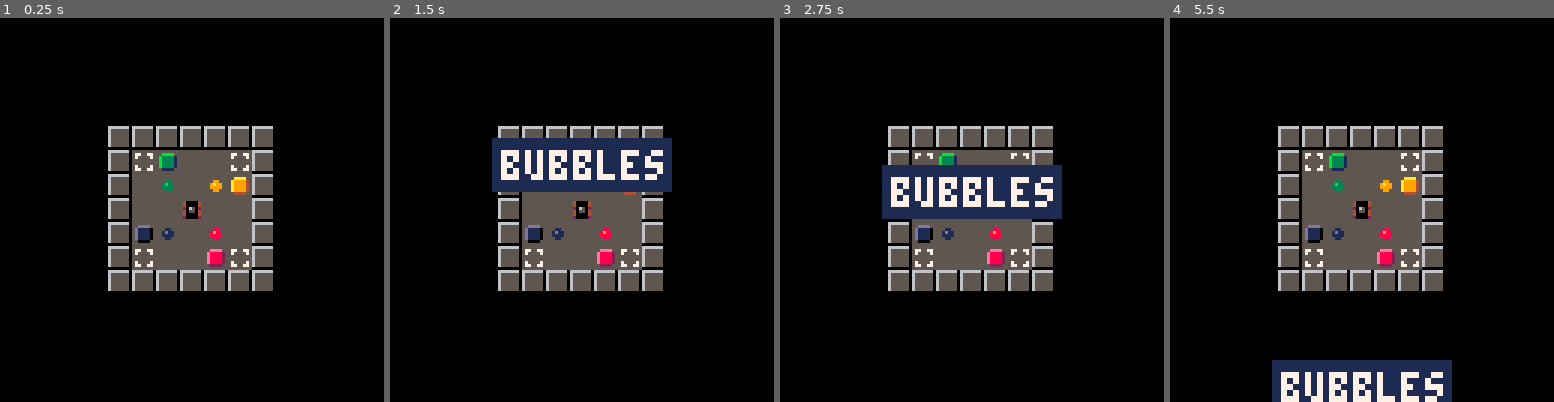
Above: before the commit, frames 1-4 (left to right).
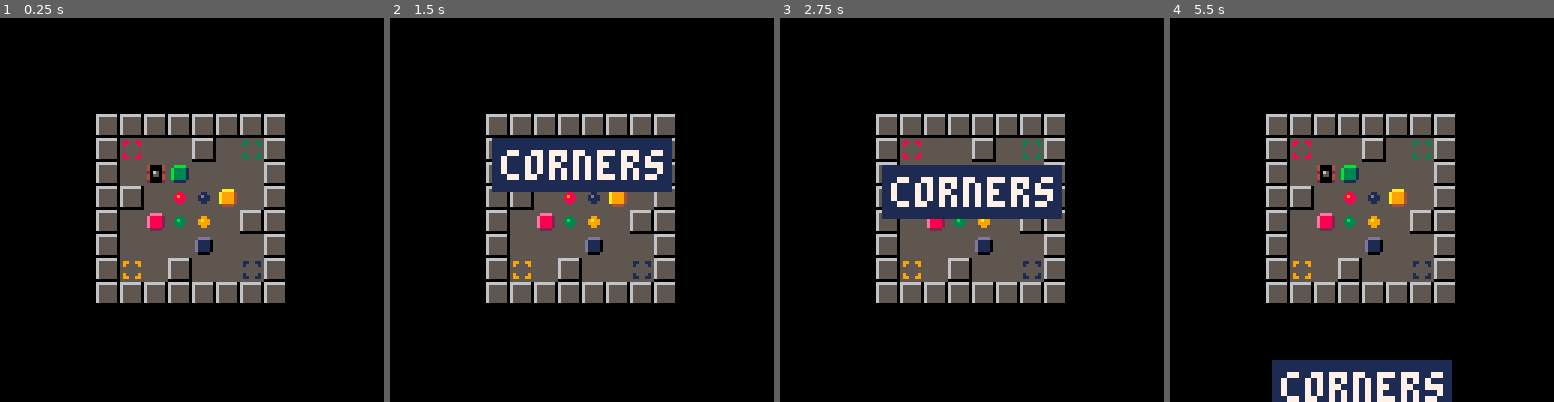
Above: after the commit, the same moments.

Repository: erwinbonsma/SokoBubbleP8
Game: PICO-8 cartridge sokububble.p8
The game is run twice, just before and just after one commit, with the same random seed, the same clock (stepped at 60 frames per second) and the same inputs.
Inputs:
- Up to frame 1 (0.25 s): no input
- Up to frame 2 (1.5 s): tap X (X key) at 0.33, 1.07 s
- Up to frame 3 (2.75 s): hold Right 1.6-2.1 s; tap X (X key) at 1.85 s; hold Up 2.15-2.42 s; hold Right from 2.47 s (still down)
- Up to frame 4 (5.5 s): tap X (X key) at 2.97, 4.08, 5.2 s; release Right at 3.03 s; hold Left 3.08-3.58 s; hold Down 3.63-3.97 s; hold Right 4.02-4.68 s; hold Up 4.73-5.03 s; hold Left from 5.08 s (still down)

The runs differ from the first frame. In frame 1, 13% of the frame differs, in the area x 25-75%, y 25-75%; in frame 2, 11%; in frame 3, 11%; in frame 4, 14%, in the area x 25-75%, y 25-100%.

Commit message:
Also highlight 'any' target with box
Created wall sprites with extra space to avoid ugly sprite joins.
This required moving some levels around.

Diff:
--- a/sokububble.p8
+++ b/sokububble.p8
@@ -3,18 +3,18 @@
 __lua__
 level_defs={{
  name="bubbles",
+ mapdef={41,0,7,7},
+ ini_bubble=0
+},{
+ name="targets",
  mapdef={27,0,7,7},
  ini_bubble=0
 },{
- name="targets",
- mapdef={33,0,7,7},
- ini_bubble=0
-},{
- name="intro 1",
+ name="remove",
  mapdef={0,0,8,8},
  ini_bubble=0
 },{
- name="intro 2",
+ name="hidden",
  mapdef={7,0,8,8},
  ini_bubble=0
 },{
@@ -23,7 +23,7 @@
  ini_bubble=0
 },{
  name="tiny",
- mapdef={21,0,7,7},
+ mapdef={33,0,7,7},
  ini_bubble=0
 }}
 
@@ -634,7 +634,7 @@
  local si=self:_sprite(x,y)
  if si==48 then
   return 8
- elseif si==49 then
+ elseif si>=49 and si<=53 then
   return 6
  else
   return 0
@@ -698,7 +698,13 @@
     if self:_box_on_tgt_at(
      x,y,state
     ) then
-     dsi=viz and c*16+62 or 109
+     if c==-1 then
+      dsi=109
+     elseif viz then
+      dsi=c*16+62
+     else
+      dsi=125
+     end
     elseif viz then
      dsi=si
     elseif fget(si,flag_bub) then
@@ -724,7 +730,7 @@
 
 function level:_draw_boxes(state)
  for box in all(state.boxes) do
-  local si=125
+  local si=79
   if (
    state.view_all
    or state.bubble==box.c
@@ -796,7 +802,7 @@
 end
 
 function _init()
- start_level(1)
+ start_level(5)
 end
 
 function _draw()
@@ -888,16 +894,16 @@
 
 
 __gff__
-0000000000000000000000000000000001010100000000000000000000000000010101000000000000000000000000000202000000000000000000000000000004141414140810181818181818080800041414141408101818181818180808000414141414081018181818181808080004141414140810181818181818020800
+0000000000000000000000000000000001010100000000000000000000000000010101000000000000000000000000000202020202020000000000000000000004141414140810181818181818080802041414141408101818181818180808000414141414081018181818181808080004141414140810181818181818080800
 0000000000000000000000000000000000000000000000000000000000000000000000000000000000000000000000000000000000000000000000000000000000000000000000000000000000000000000000000000000000000000000000000000000000000000000000000000000000000000000000000000000000000000
 __map__
-3030303030303030303030303030303030303030303030303030303030303030303030303030303000000000000000000000000000000000000000000000000000000000000000000000000000000000000000000000000000000000000000000000000000000000000000000000000000000000000000000000000000000000
-301075000000003010000000000030550000300065301000000000304d6000004d3066000055463000000000000000000000000000000000000000000000000000000000000000000000000000000000000000000000000000000000000000000000000000000000000000000000000000000000000000000000000000000000
-3000400000504530000000000000300010600000003000600040003000660046403045600040003000000000000000000000000000000000000000000000000000000000000000000000000000000000000000000000000000000000000000000000000000000000000000000000000000000000000000000000000000000000
-3000006676000030000050006031303000567640003000506600563000001000003000001000003000000000000000000000000000000000000000000000000000000000000000000000000000000000000000000000000000000000000000000000000000000000000000000000000000000000000000000000000000000000
-300000564600003000006000000030005066460030300070004d4d3070760056003000700050653000000000000000000000000000000000000000000000000000000000000000000000000000000000000000000000000000000000000000000000000000000000000000000000000000000000000000000000000000000000
-306570000060003000005300655530000000700000300000764d48304d0000504d3076750000563000000000000000000000000000000000000000000000000000000000000000000000000000000000000000000000000000000000000000000000000000000000000000000000000000000000000000000000000000000000
-3000000000550030560031005565304500300000753030303030303030303030303030303030303000000000000000000000000000000000000000000000000000000000000000000000000000000000000000000000000000000000000000000000000000000000000000000000000000000000000000000000000000000000
+3030303030303030303030303030303030303030303000000000003030303030303030303030303000303530303035300000000000000000000000000000000000000000000000000000000000000000000000000000000000000000000000000000000000000000000000000000000000000000000000000000000000000000
+3010750000000030100000000000305500003000653000000000003066000055463010000000003000324d6000004d340000000000000000000000000000000000000000000000000000000000000000000000000000000000000000000000000000000000000000000000000000000000000000000000000000000000000000
+3000400000504530000000000000300010600000003000000000003045600040003000600040003000300066004640300000000000000000000000000000000000000000000000000000000000000000000000000000000000000000000000000000000000000000000000000000000000000000000000000000000000000000
+3000006676000030000050006031303000567640003000000000003000001000003000506600563000300000100000300000000000000000000000000000000000000000000000000000000000000000000000000000000000000000000000000000000000000000000000000000000000000000000000000000000000000000
+300000564600003000006000000030005066460030300000000000300070005065300070004d4d3400307076005600300000000000000000000000000000000000000000000000000000000000000000000000000000000000000000000000000000000000000000000000000000000000000000000000000000000000000000
+306570000060003000005300655530000000700000300000000000307675000056300000764d483400324d0000504d340000000000000000000000000000000000000000000000000000000000000000000000000000000000000000000000000000000000000000000000000000000000000000000000000000000000000000
+3000000000550030560031005565304500300000753000000000003030303030303030303033333000303330303033300000000000000000000000000000000000000000000000000000000000000000000000000000000000000000000000000000000000000000000000000000000000000000000000000000000000000000
 3030303030303030303030303030303030303030303000000000000000000000000000000000000000000000000000000000000000000000000000000000000000000000000000000000000000000000000000000000000000000000000000000000000000000000000000000000000000000000000000000000000000000000
 
 
Not shown, changed: 32 lines of the sprite sheet (__gfx__) section of sokububble.p8
